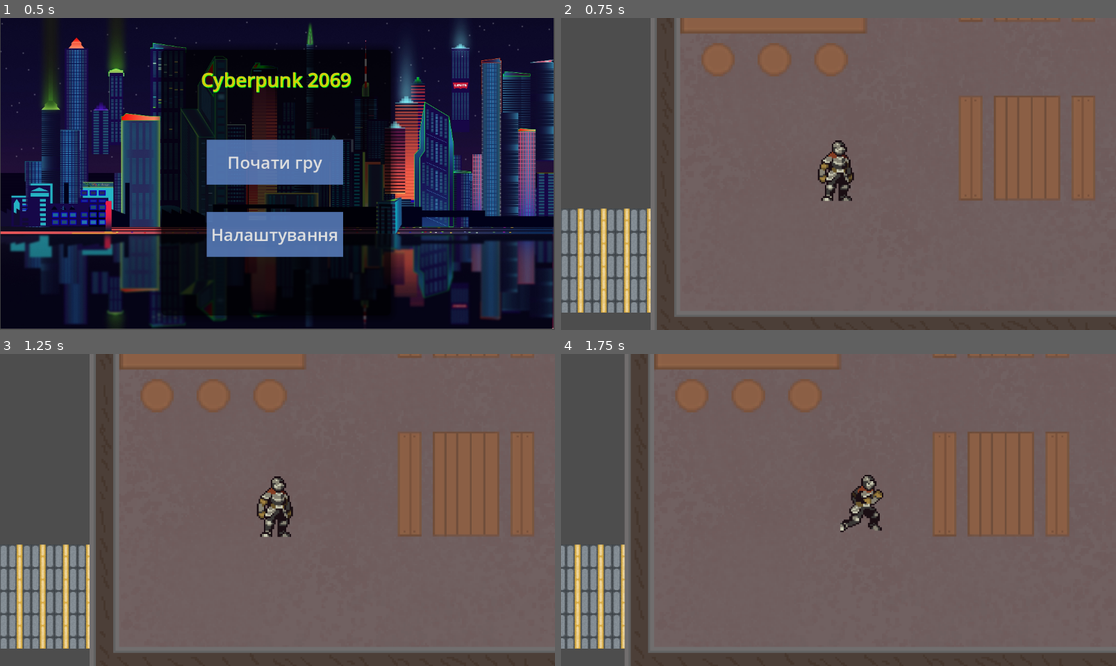
Above: before the commit, frames 1-4 (two rows, left to right).
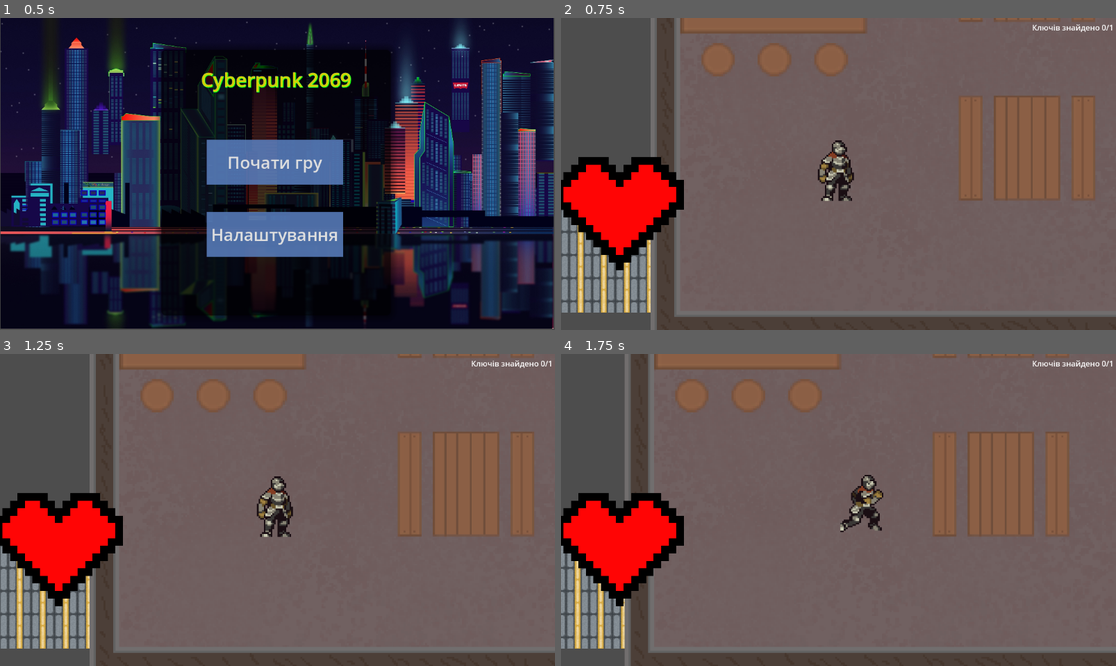
Above: after the commit, the same moments.

Repository: liketaurus/SE-practice-template
Game: Godot game, scene res://Scenes/menu.tscn
Two runs of this game, one before a commit and one after it. Both use one fixed random seed, a clock stepped at 60 frames per second and the inputs below.
Inputs:
- Up to frame 1 (0.5 s): no input
- Up to frame 2 (0.75 s): click "Почати гру" at 0.5 s
- Up to frame 3 (1.25 s): no input
- Up to frame 4 (1.75 s): hold D from 1.28 s (still down); hold E from 1.28 s (still down)

Frame 1 is identical in both runs. In frame 2, 5.5% of the frame differs, in the area x 0-100%, y 2-81%; in frame 3, 5.5%; in frame 4, 5.5%.

Commit message:
hud

Diff:
--- a/src/Cyberpunk2069/Scenes/NPC.tscn
+++ b/src/Cyberpunk2069/Scenes/NPC.tscn
@@ -30,6 +30,7 @@
 debug_color = Color(0.956863, 0, 0.529412, 0.419608)
 
 [node name="Label" type="Label" parent="dialogue"]
+visible = false
 offset_left = 62.0
 offset_top = 47.0
 offset_right = 172.0
--- a/src/Cyberpunk2069/Scenes/player.tscn
+++ b/src/Cyberpunk2069/Scenes/player.tscn
@@ -1,8 +1,9 @@
-[gd_scene load_steps=11 format=3 uid="uid://btb3mslexwkb0"]
+[gd_scene load_steps=12 format=3 uid="uid://btb3mslexwkb0"]
 
 [ext_resource type="Script" path="res://Scripts/player.gd" id="1_nlplg"]
 [ext_resource type="Texture2D" uid="uid://beuri4f2gguh2" path="res://assets/Player.png" id="2_qduuw"]
 [ext_resource type="PackedScene" uid="uid://la72en53q5gw" path="res://Scenes/Pause.tscn" id="3_qjbvx"]
+[ext_resource type="Texture2D" uid="uid://doj5q74cedgyt" path="res://Textures/HP.png" id="4_4p3li"]
 
 [sub_resource type="CapsuleShape2D" id="CapsuleShape2D_cnkmm"]
 radius = 14.0
@@ -114,3 +115,22 @@
 
 [node name="AnimatedSprite2D" type="AnimatedSprite2D" parent="."]
 sprite_frames = SubResource("SpriteFrames_jj3ld")
+
+[node name="CanvasLayer" type="CanvasLayer" parent="."]
+
+[node name="key" type="Label" parent="CanvasLayer"]
+offset_left = 978.0
+offset_top = 8.0
+offset_right = 1147.0
+offset_bottom = 31.0
+text = "Ключів знайдено 0/1"
+
+[node name="hp" type="Label" parent="CanvasLayer"]
+offset_left = 421.0
+offset_top = 317.0
+offset_right = 461.0
+offset_bottom = 340.0
+
+[node name="Hp" type="Sprite2D" parent="CanvasLayer/hp"]
+position = Vector2(-291, 97)
+texture = ExtResource("4_4p3li")
